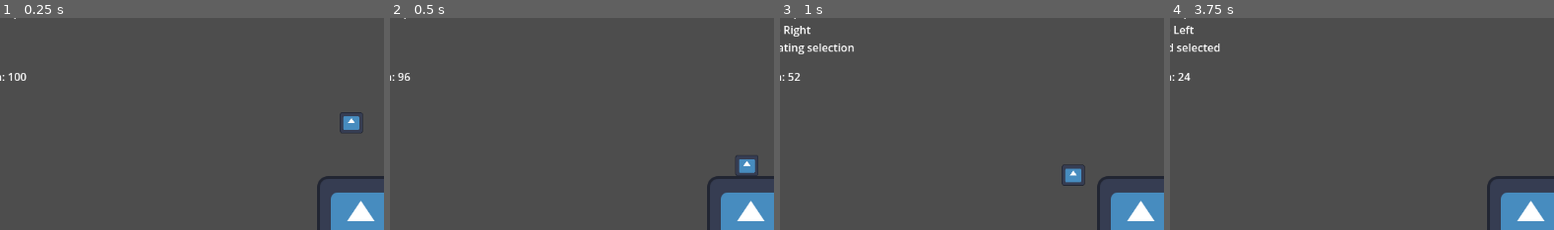
Above: before the commit, frames 1-4 (left to right).
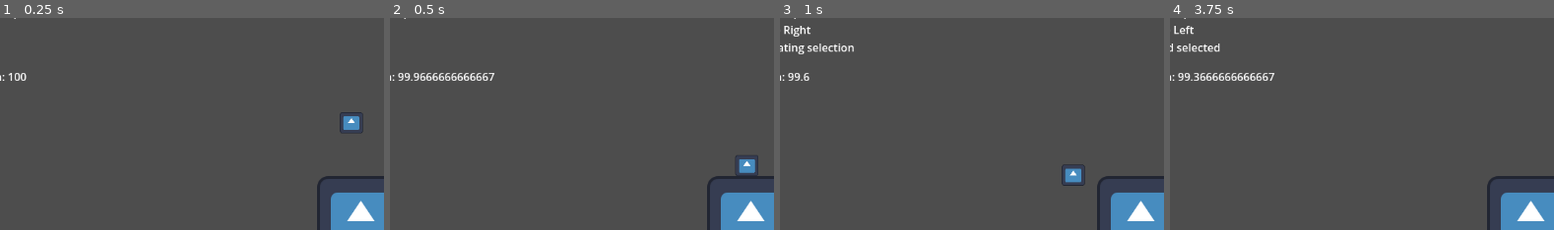
Above: after the commit, the same moments.

Repository: Rhyslan/GuitarBoard_Game
Game: Godot game, scene res://scenes/test/test.tscn
Same seed, same stepped clock (60 frames per second), same inputs: the game is played once before the commit and once after it. The engine's default icon, where the game draws it, is replaced by a stand-in: a white triangle on a blue panel in a dark square.
Inputs:
- Up to frame 1 (0.25 s): no input
- Up to frame 2 (0.5 s): no input
- Up to frame 3 (1 s): hold D (Right) from 0.53 s (still down); hold Left (Attack) from 0.53 s (still down); tap Space (Jump) at 0.77 s
- Up to frame 4 (3.75 s): release D (Right) at 1.28 s; release Left (Attack) at 1.28 s; hold S (Down) 1.28-2.03 s; tap 2 (Beam) at 1.35 s; tap Space (Jump) at 1.52, 3.02 s; hold D (Right) 2.03-2.78 s; hold 4 (Dash) 2.03-2.78 s; hold W (Up) 2.78-3.53 s; tap 1 (Gun) at 2.85 s; hold A (Left) from 3.53 s (still down); hold 5 (Shield) from 3.53 s (still down)
The pictures show only the part of the screen within x 4-54%, y 4-54%; the shares and areas given below are measured in that part.

Frame 1 is identical in both runs. In frame 2, 0.5% of the frame differs, in the area x 3-28%, y 25-30%; in frame 3, 0.1%; in frame 4, 0.6%, in the area x 2-28%, y 25-30%.

Commit message:
Add DPS to enemy

Diff:
--- a/guitar-board/entities/enemies/enemies.gd
+++ b/guitar-board/entities/enemies/enemies.gd
@@ -3,7 +3,8 @@
 # Change variables (hp, etc) for individual enemies
 
 # health = hits to die
-var health := 2.0
+@export var health := 2.0
+@export var dmg_per_sec := 1.0
 
 @onready var player = get_node("/root/Test/Player")
 #follows player position
@@ -13,11 +14,9 @@
 	move_and_slide()
 
 	#enemy collision
-	for i in get_slide_collision_count():
-		var collision = get_slide_collision(i)
-		var collider = collision.get_collider()
-
-
+	#for i in get_slide_collision_count():
+	#	var collision = get_slide_collision(i)
+	#	var collider = collision.get_collider()
 
 
 # Deletes mob when hp = 0
--- a/guitar-board/entities/player/player.gd
+++ b/guitar-board/entities/player/player.gd
@@ -117,5 +117,6 @@
 		var collision = get_slide_collision(i)
 		var collider = collision.get_collider()
 
-		if collision.get_collider().name == "Mob":
-			get_hit(2)
+		if collider.get_class() == "CharacterBody2D":
+				if (collider as CharacterBody2D).is_in_group("mobs"):
+					get_hit(collider.dmg_per_sec * delta)
